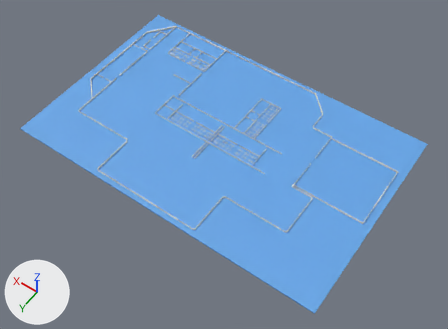
Renders of the Blender file Assets/Levels/level2.blend from each side of a commit.
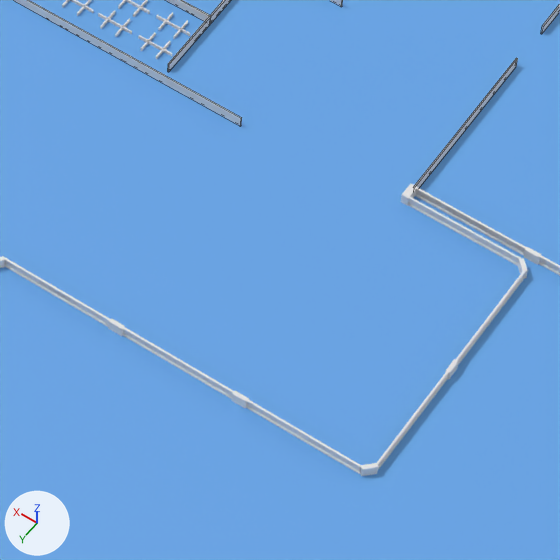
The first picture shows the older version from a 50 mm camera at (-545.0, 763.0, 1117.0) aimed at (-19.0, 26.0, -41.0). The close-ups show both versions on the part from 50% to 71% of the width and 47% to 75% of the height of that picture; other places that the commit changed are outside them. Every picture has the same lights, and +X, +Y and +Z are marked at lower left. The close-ups show mesh edges as thin lines.

The scene before the commit, as lines of its bpy script (objects in view):
```python
me_cube_096 = bpy.data.meshes.new('Cube.096')
me_cube_096.from_pydata(...)  # 2198 vertices, 1937 faces; spans x -130.0..41.0, y -3.0..871.0, z -1.0..9.0
me_cube_186 = bpy.data.meshes.new('Cube.186')
me_cube_186.from_pydata(...)  # a box spanning x -1.0..1.0, y -1.0..1.0, z -1.0..1.0
me_cube_229 = bpy.data.meshes.new('Cube.229')
me_cube_229.from_pydata(...)  # a box spanning x -1.0..1.0, y -1.0..1.0, z -1.0..1.0
ob_cube_084 = bpy.data.objects.new('Cube.084', me_cube_186)
ob_cube_084.location = (-197.6, -25.3, 2.0)
ob_cube_084.rotation_euler = (0.0, 0.0, 1.571)  # degrees (0, 0, 90)
ob_cube_084.scale = (-37.3, 0.263, 2.49)
ob_cube_090 = bpy.data.objects.new('Cube.090', me_cube_096)
ob_cube_090.location = (398.9, -144.1, 0.3)
ob_cube_090.rotation_euler = (0.0, 0.0, 1.571)  # degrees (0, 0, 90)
ob_cube_090.scale = (-2.91, 0.883, 0.451)
ob_cube_127 = bpy.data.objects.new('Cube.127', me_cube_229)
ob_cube_127.location = (31.3, 22.0, 2.0)
ob_cube_127.scale = (160.0, 0.263, 2.49)
# also in view: 'Cube' at (16.0, -14.0, -2.0)
```
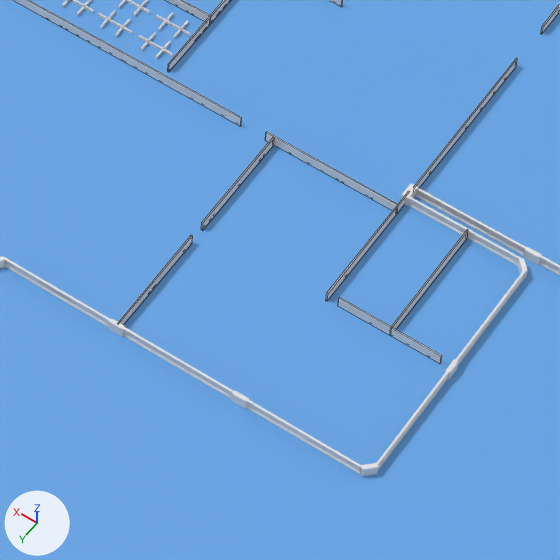
Boxes (x1, y1, x2, y2) around the edits, measured in the close-ups (560 x 560 px):
'Cube.208', added: after (265, 132, 398, 210)
'Cube.213', added: after (338, 297, 442, 363)
'Cube.211', added: after (119, 235, 193, 325)
'Cube.210', added: after (201, 137, 274, 230)
'Cube.214', added: after (391, 230, 468, 329)
'Cube.212', added: after (326, 205, 398, 301)
'Cube.209', added: after (397, 196, 405, 213)

The change, as a diff of the scene's bpy script:
```diff
--- a/Assets/Levels/level2.blend.py
+++ b/Assets/Levels/level2.blend.py
@@ ob_cube_214 @@
+ob_cube_214 = bpy.data.objects.new('Cube.214', me_cube_229.copy())  # the mesh of ob_cube_127
+ob_cube_214.location = (-223.6, 43.2, 2.0)
+ob_cube_214.rotation_euler = (0.0, 0.0, 4.712)  # degrees (0, 0, 270)
+ob_cube_214.scale = (-26.5, 0.263, 2.49)
@@ ob_cube_213 @@
+ob_cube_213 = bpy.data.objects.new('Cube.213', me_cube_229.copy())  # the mesh of ob_cube_127
+ob_cube_213.location = (-223.1, 69.6, 2.0)
+ob_cube_213.rotation_euler = (0.0, 0.0, 3.142)  # degrees (0, 0, 180)
+ob_cube_213.scale = (-21.6, 0.263, 2.49)
@@ ob_cube_212 @@
+ob_cube_212 = bpy.data.objects.new('Cube.212', me_cube_229.copy())  # the mesh of ob_cube_127
+ob_cube_212.location = (-197.0, 46.3, 2.0)
+ob_cube_212.rotation_euler = (0.0, 0.0, 1.571)  # degrees (0, 0, 90)
+ob_cube_212.scale = (-24.0, 0.263, 2.49)
@@ ob_cube_211 @@
+ob_cube_211 = bpy.data.objects.new('Cube.211', me_cube_229.copy())  # the mesh of ob_cube_127
+ob_cube_211.location = (-143.0, 101.2, 2.0)
+ob_cube_211.rotation_euler = (0.0, 0.0, 1.571)  # degrees (0, 0, 90)
+ob_cube_211.scale = (-24.0, 0.263, 2.49)
@@ ob_cube_210 @@
+ob_cube_210 = bpy.data.objects.new('Cube.210', me_cube_229.copy())  # the mesh of ob_cube_127
+ob_cube_210.location = (-143.0, 46.3, 2.0)
+ob_cube_210.rotation_euler = (0.0, 0.0, 1.571)  # degrees (0, 0, 90)
+ob_cube_210.scale = (-24.0, 0.263, 2.49)
@@ ob_cube_209 @@
+ob_cube_209 = bpy.data.objects.new('Cube.209', me_cube_229.copy())  # the mesh of ob_cube_127
+ob_cube_209.location = (-197.1, 18.4, 2.0)
+ob_cube_209.rotation_euler = (0.0, 0.0, 1.571)  # degrees (0, 0, 90)
+ob_cube_209.scale = (-3.97, 0.263, 2.49)
@@ ob_cube_208 @@
+ob_cube_208 = bpy.data.objects.new('Cube.208', me_cube_229.copy())  # the mesh of ob_cube_127
+ob_cube_208.location = (-168.2, 22.1, 2.0)
+ob_cube_208.scale = (28.8, 0.263, 2.49)
```
